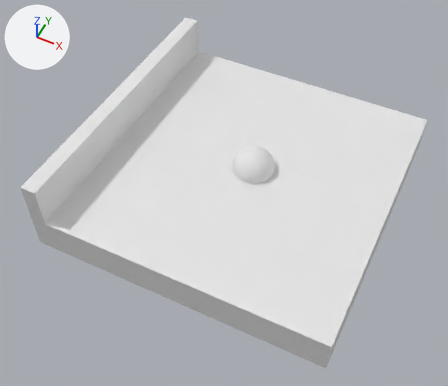
The OBJ model Assets/Meshes/Boards/Levels/jumpBoard.obj: old version first, new version second.
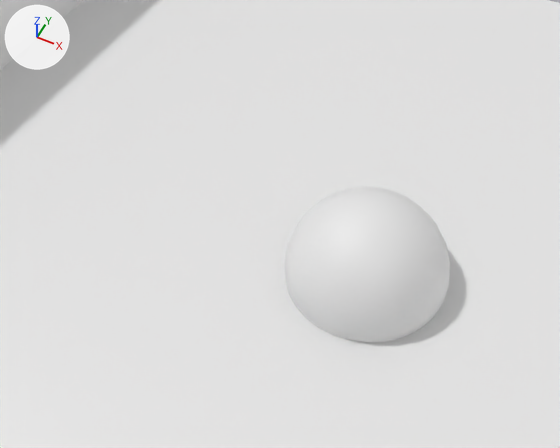
Each version is shown whole from a camera (50 mm lens) standing at (0.636, -1.521, 1.688) and looking at (-0.07, -0.11, -0.074), then close up from a camera (50 mm lens) standing at (0.136, -0.461, 0.595) and looking at (-0.09, -0.009, 0.029). The lights are fixed; the arrows at upper left show +X, +Y and +Z. Where no turn or scale is listed for an object, it has been applied to the vertices.

The first close-up shows 'Cube', 'ball'.
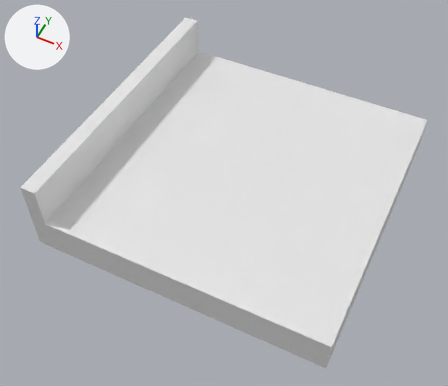
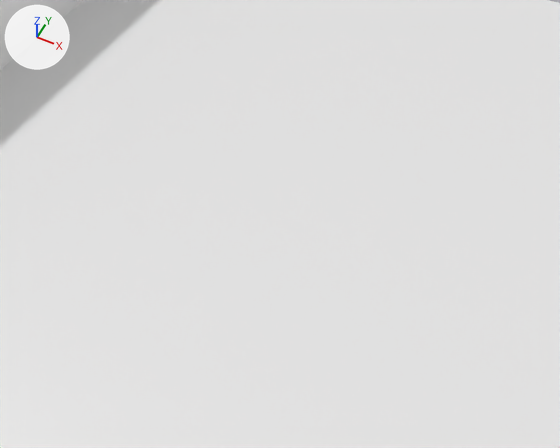
The newer file is also turned or shifted as a whole; pictures and numbers use the older file's frame.

Pixel boxes (x1, y1, x2, y2) of what changed, in the close-ups (560 x 448 px):
'ball', deleted
    before: (284, 187, 450, 343)

The edits, one by one:
Object 'ball' (ob_ball) is deleted.
